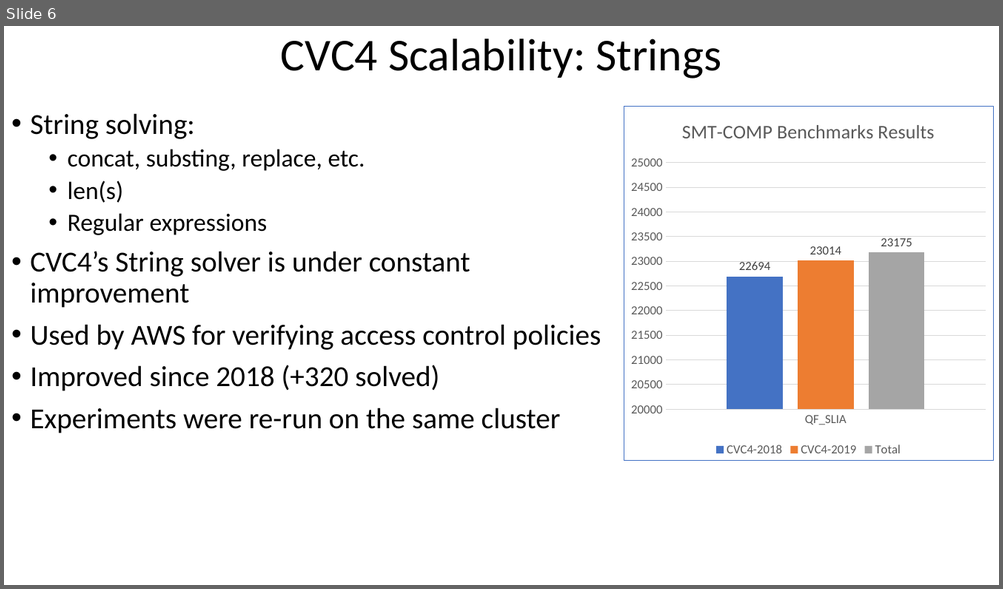
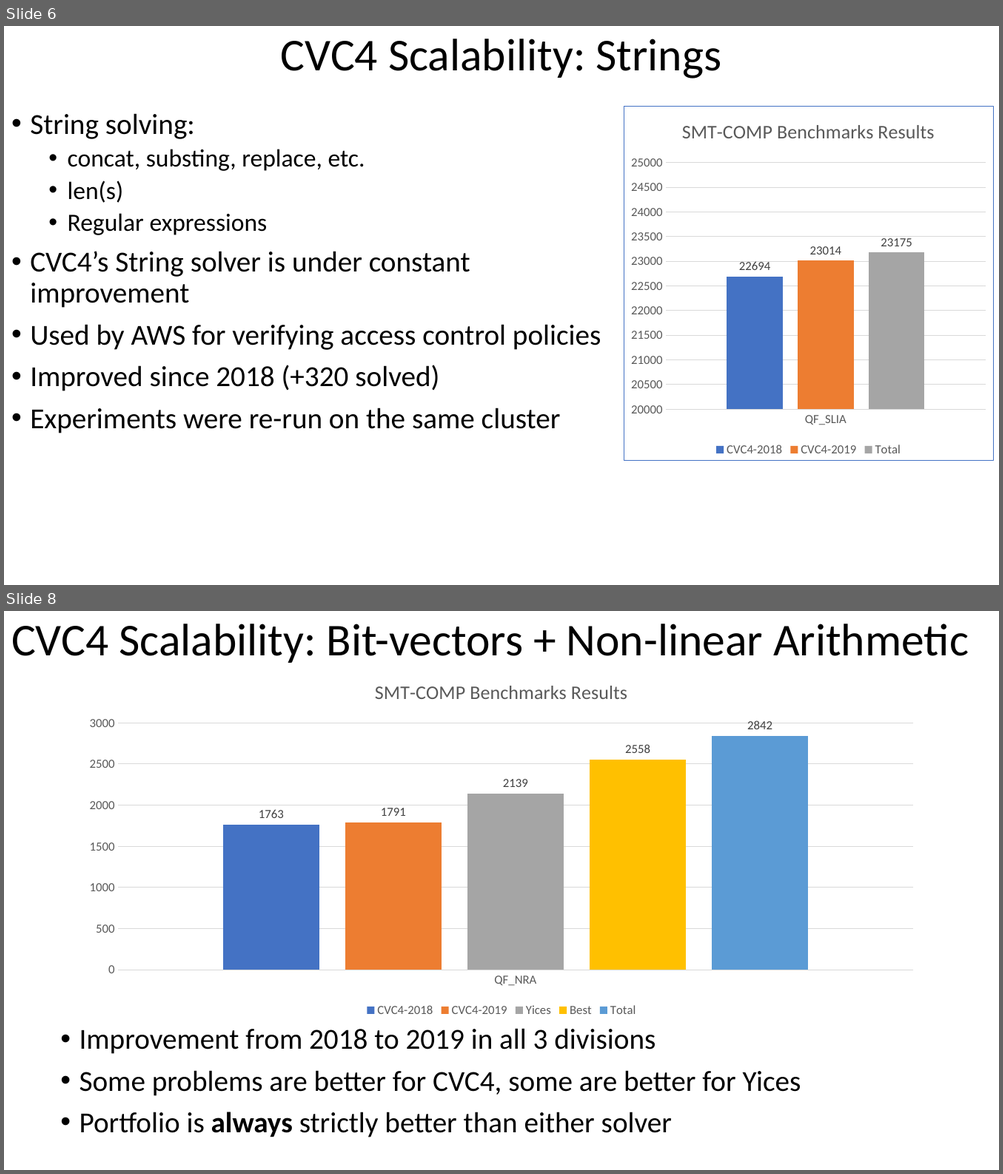
Before and after one commit to yoni206/hermes, a slide deck: PI-Aug-2019-stats/pres/pi.pptx. Shown one above the other, each under a label of ours: slide 6 before the commit, slides 6 and 8 after it; the slides between them are not shown. The pictures are 1003x589 and 1003x1174 pixels, drawn with LibreOffice and Linux fonts; fonts in the diff are those of the drawing. Boxes give left, top, right and bottom in pixels: in the first picture for what was removed or moved away, otherwise in the second. Text is boxed around its words. In the diff, an @@ line names an element or a change of style, - is before the commit and + after.

```diff
--- a/PI-Aug-2019-stats/pres/pi.pptx
+++ b/PI-Aug-2019-stats/pres/pi.pptx
@@ slide 8 added at (x1=4, y1=611, x2=999, y2=1170), background #FFFFFF @@
@@ title added at (x1=11, y1=624, x2=968, y2=663), 44 pt, text #000000 @@
+CVC4 Scalability: Bit-vectors + Non-linear Arithmetic
@@ column chart added at (x1=73, y1=667, x2=930, y2=1022) @@
+title "SMT-COMP Benchmarks Results "
+categories: QF_NRA
+CVC4-2018: 1763
+CVC4-2019: 1791
+Yices: 2139
+Best: 2558
+Total: 2842
@@ text added at (x1=79, y1=1028, x2=801, y2=1138), 28 pt, text #000000 @@
+• Improvement from 2018 to 2019 in all 3 divisions
+• Some problems are better for CVC4, some are better for Yices
+• Portfolio is always strictly better than either solver
```
Also in this commit, not shown: 1 slide changed, 1 other slide added, 2 other files.
